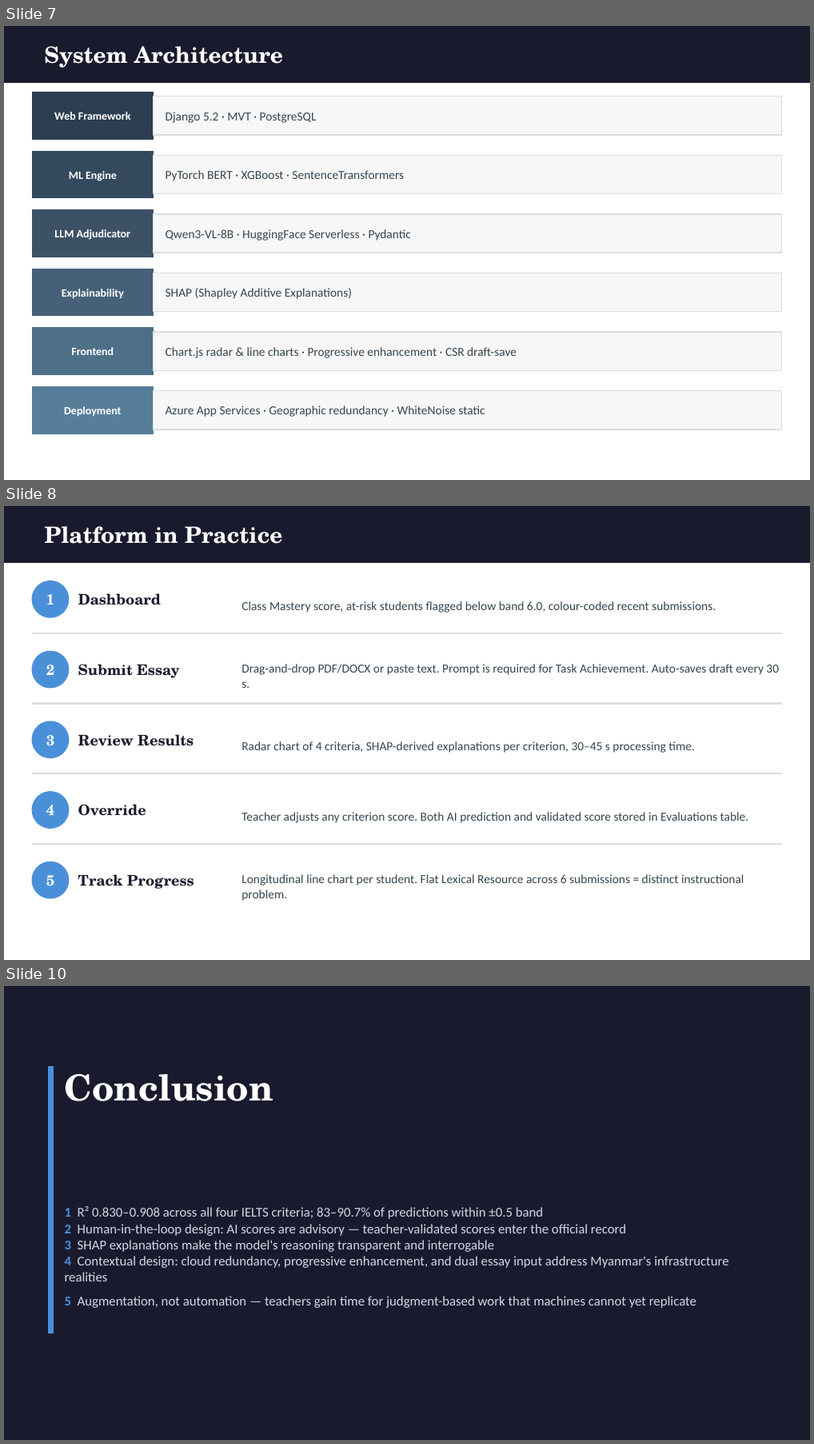
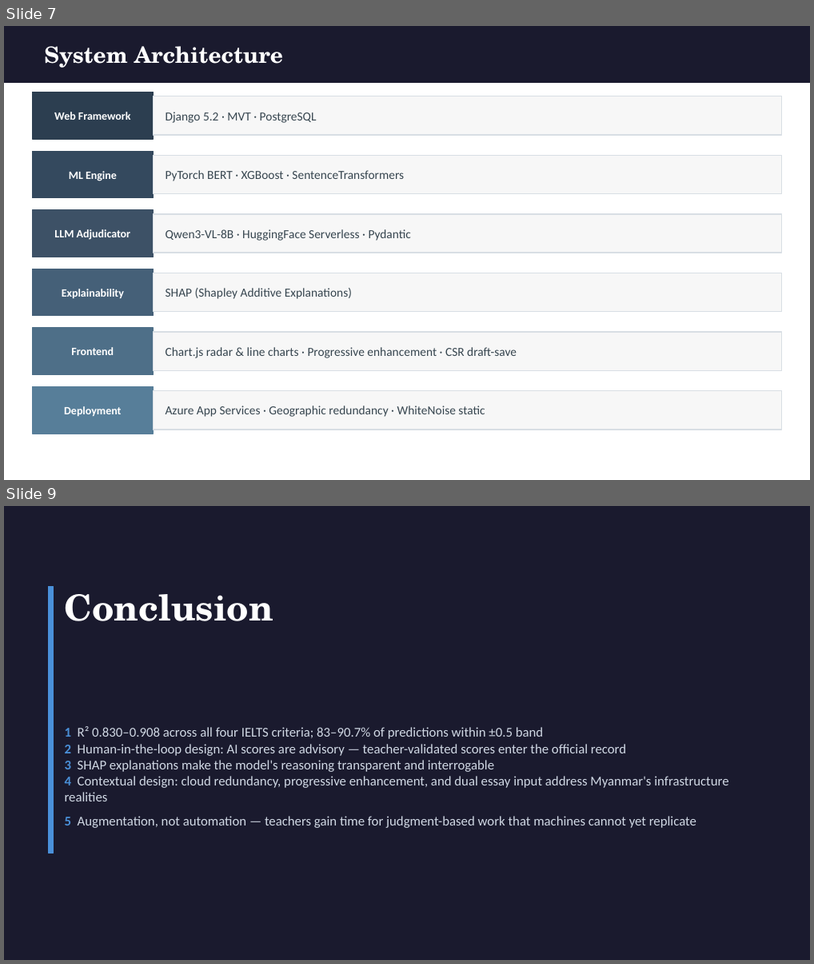
Before and after one commit to Thriple-T/Senior-Capstone-Project, a slide deck: Report/SayarDesk_Thesis.pptx. Shown one above the other, each under a label of ours: slides 7, 8 and 10 before the commit, slides 7 and 9 after it; the slides between them are not shown. The pictures are 814x1444 and 814x964 pixels, drawn with LibreOffice and Linux fonts; fonts in the diff are those of the drawing. Boxes give left, top, right and bottom in pixels: in the first picture for what was removed or moved away, otherwise in the second. Text is boxed around its words. In the diff, an @@ line names an element or a change of style, - is before the commit and + after.

```diff
--- a/Report/SayarDesk_Thesis.pptx
+++ b/Report/SayarDesk_Thesis.pptx
@@ slide 8 removed at (4,506,810,960), background #FFFFFF @@
@@ rectangle removed at (4,506,810,563) @@
@@ text removed at (44,526,283,544) @@
-Platform in Practice
@@ ellipse removed at (32,581,69,617) @@
@@ text removed at (46,594,54,604) @@
-1
@@ text removed at (78,593,161,605) @@
-Dashboard
@@ text removed at (242,601,716,612) @@
-Class Mastery score, at-risk students flagged below band 6.0, colour-coded recent submissions.
@@ rectangle removed at (32,632,782,633) @@
@@ ellipse removed at (32,651,69,688) @@
@@ text removed at (46,664,54,675) @@
-2
@@ text removed at (78,664,180,678) @@
-Submit Essay
@@ text removed at (242,664,779,688) @@
-Drag-and-drop PDF/DOCX or paste text. Prompt is required for Task Achievement. Auto-saves draft every 30 s.
@@ rectangle removed at (32,703,782,704) @@
@@ ellipse removed at (32,721,69,757) @@
@@ text removed at (46,735,54,745) @@
-3
@@ text removed at (78,734,194,746) @@
-Review Results
@@ text removed at (242,741,694,752) @@
-Radar chart of 4 criteria, SHAP-derived explanations per criterion, 30–45 s processing time.
@@ rectangle removed at (32,773,782,774) @@
@@ ellipse removed at (32,792,69,828) @@
@@ text removed at (46,804,54,815) @@
-4
@@ text removed at (78,804,146,816) @@
-Override
@@ text removed at (242,812,750,823) @@
-Teacher adjusts any criterion score. Both AI prediction and validated score stored in Evaluations table.
@@ rectangle removed at (32,843,782,844) @@
@@ ellipse removed at (32,862,69,898) @@
@@ text removed at (46,875,54,885) @@
-5
@@ text removed at (78,874,194,888) @@
-Track Progress
@@ text removed at (242,874,744,900) @@
-Longitudinal line chart per student. Flat Lexical Resource across 6 submissions = distinct instructional problem.
@@ what was slide 10 is now slide 9 @@
```
Also in this commit, not shown: 3 slides changed, 7 other files.
